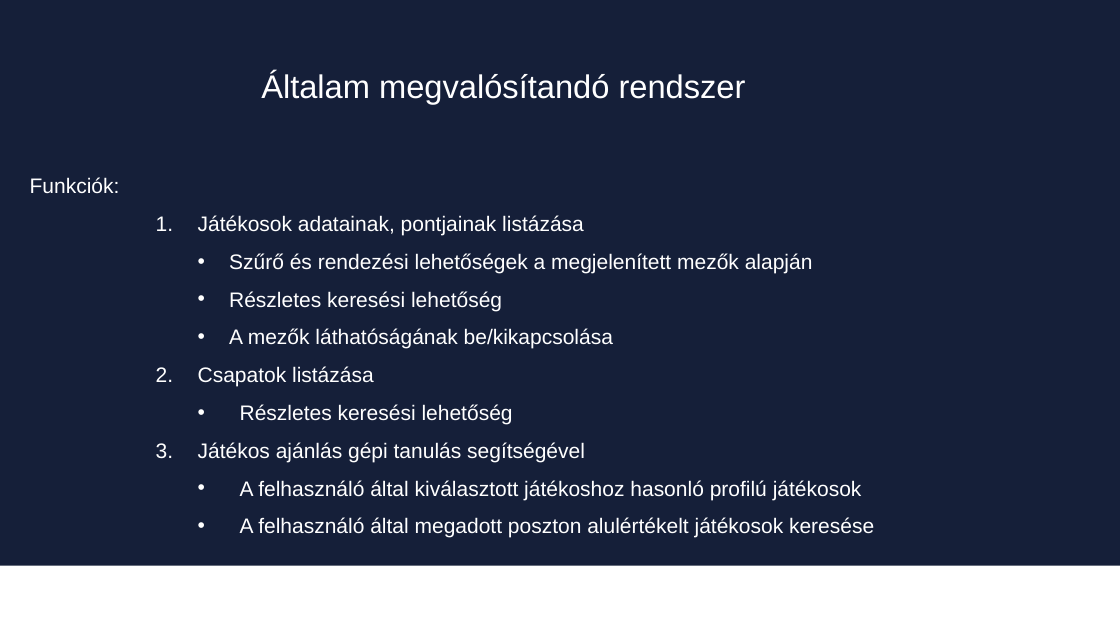
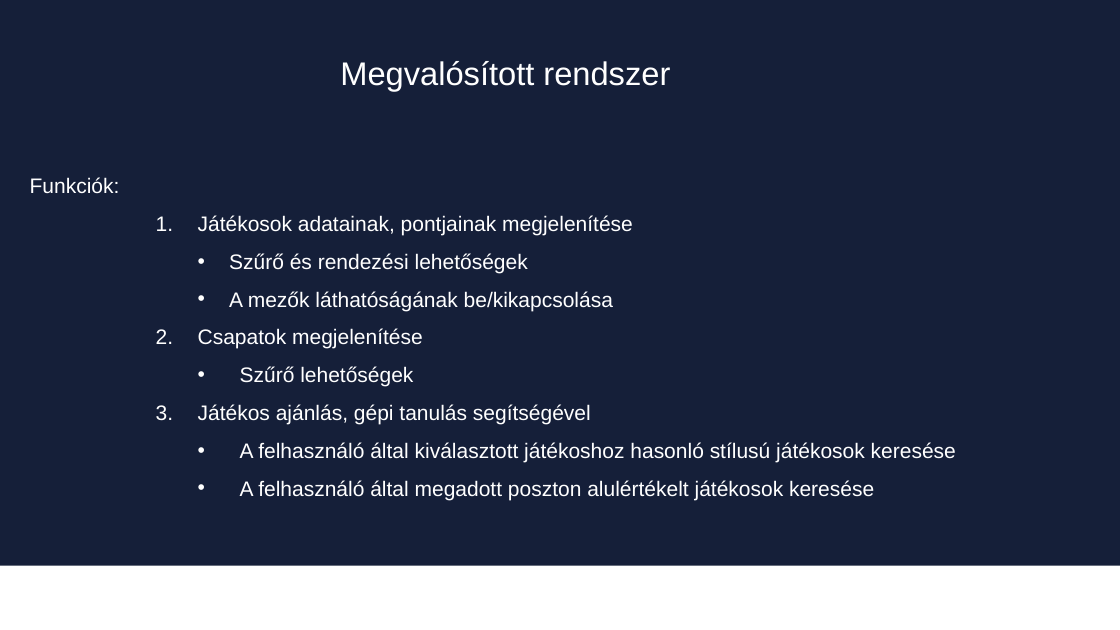
Before and after one commit to mZoltan05/MissingChainviaFootballManager, a slide deck: slide 3 of Szakdolgozat/Megvalósítás/Projektmunka4/MunkácsiZoltán_PREZ.pptx. Drawn at 1120x630 pixels with LibreOffice and Linux fonts; fonts in the diff are those of the drawing; background and template pictures are left out. Boxes give left, top, right and bottom in pixels: in the first picture for what was removed or moved away, otherwise in the second. Text is boxed around its words. In the diff, an @@ line names an element or a change of style, - is before the commit and + after.

```diff
--- a/Szakdolgozat/Megvalósítás/Projektmunka4/MunkácsiZoltán_PREZ.pptx
+++ b/Szakdolgozat/Megvalósítás/Projektmunka4/MunkácsiZoltán_PREZ.pptx
@@ text at box(340, 61, 670, 91): text changed @@
-Általam megvalósítandó rendszer
+Megvalósított rendszer
@@ text at box(198, 215, 633, 273): text changed @@
-      1. Játékosok adatainak, pontjainak listázása
-        • Szűrő és rendezési lehetőségek a megjelenített mezők alapján
-        • Részletes keresési lehetőség
+      1. Játékosok adatainak, pontjainak megjelenítése
+        • Szűrő és rendezési lehetőségek
@@ text at box(198, 328, 956, 462): text changed @@
-      2. Csapatok listázása
-        • Részletes keresési lehetőség
-      3. Játékos ajánlás gépi tanulás segítségével
-        • A felhasználó által kiválasztott játékoshoz hasonló profilú játékosok
+      2. Csapatok megjelenítése
+        • Szűrő lehetőségek
+      3. Játékos ajánlás, gépi tanulás segítségével
+        • A felhasználó által kiválasztott játékoshoz hasonló stílusú játékosok keresése
```
Also in this commit, not shown: 2 other slides changed, 3 slides added, 2 slides removed, 4 other files.
